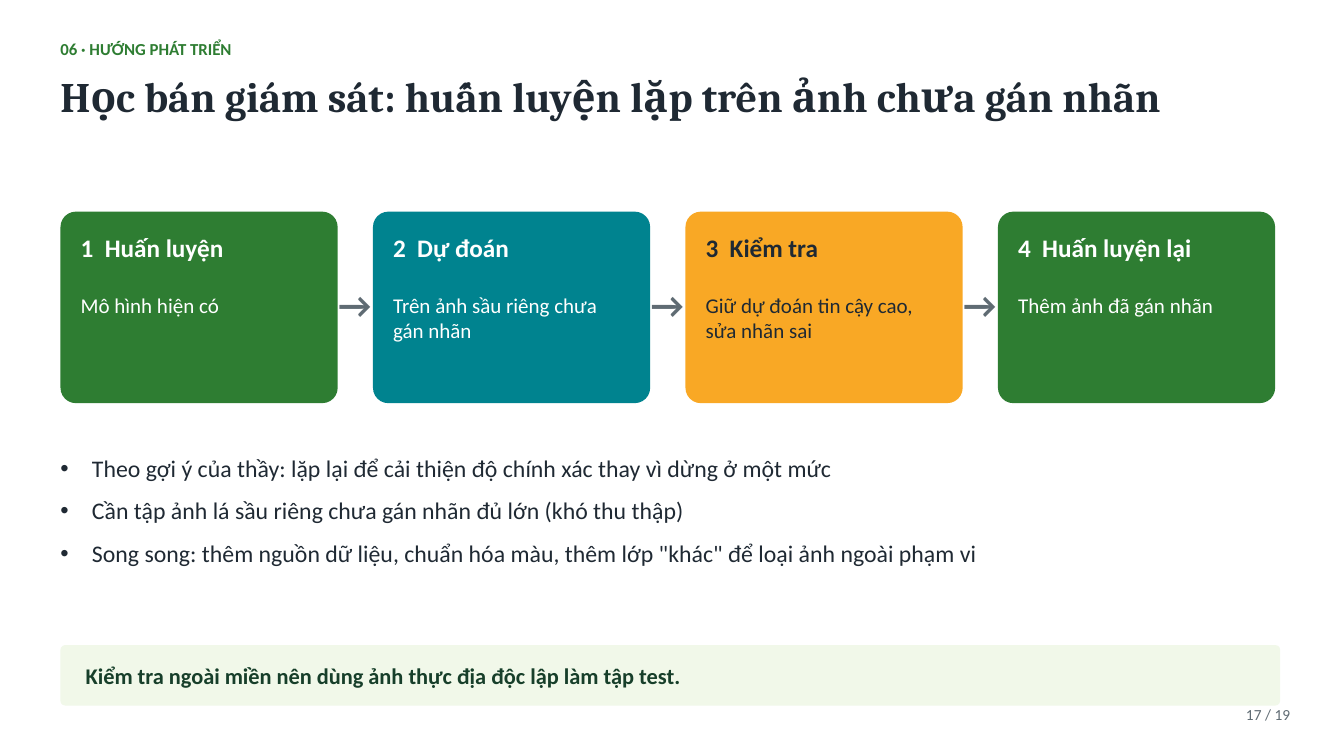
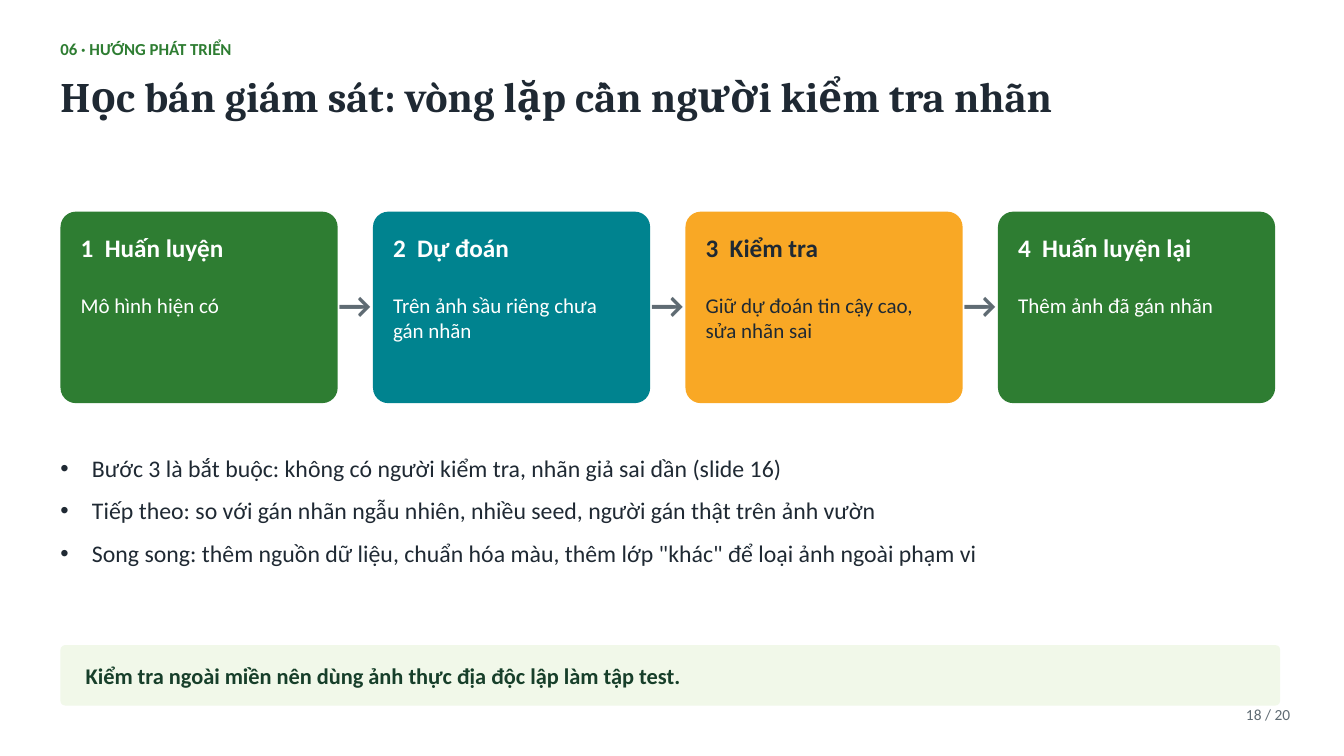
Before and after one commit to vugialinh905-wq/DoAn-HKDN, a slide deck: slide 18 of 02_Slide/Slide_TTTN_V2.pptx (slide 17 before the commit). Drawn at 1344x756 pixels with LibreOffice and Linux fonts; fonts in the diff are those of the drawing. Boxes give left, top, right and bottom in pixels: in the first picture for what was removed or moved away, otherwise in the second. Text is boxed around its words. In the diff, an @@ line names an element or a change of style, - is before the commit and + after.

```diff
--- a/02_Slide/Slide_TTTN_V2.pptx
+++ b/02_Slide/Slide_TTTN_V2.pptx
@@ text at (144,82,1052,122): text changed @@
-Học bán giám sát: huấn luyện lặp trên ảnh chưa gán nhãn
+Học bán giám sát: vòng lặp cần người kiểm tra nhãn
@@ text at (92,458,875,523): text changed @@
-• Theo gợi ý của thầy: lặp lại để cải thiện độ chính xác thay vì dừng ở một mức
-• Cần tập ảnh lá sầu riêng chưa gán nhãn đủ lớn (khó thu thập)
+• Bước 3 là bắt buộc: không có người kiểm tra, nhãn giả sai dần (slide 16)
+• Tiếp theo: so với gán nhãn ngẫu nhiên, nhiều seed, người gán thật trên ảnh vườn
@@ text at (1246,709,1291,720): text changed @@
-17 / 19
+18 / 20
```
Also in this commit, not shown: 17 other slides changed, 1 slide added, 23 other files.
